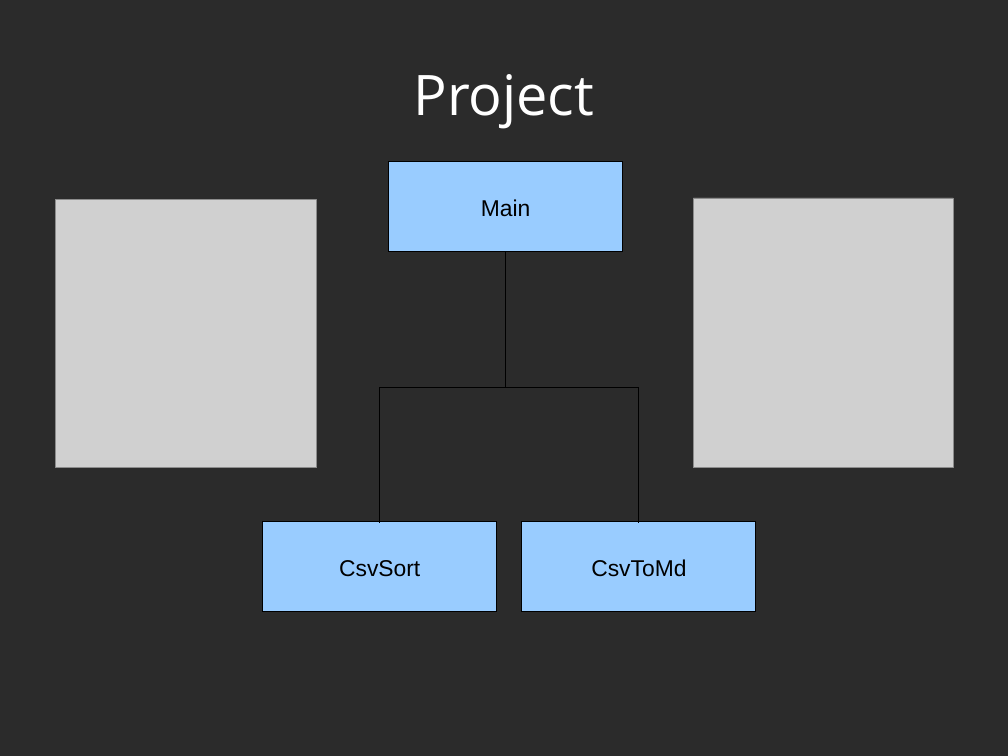
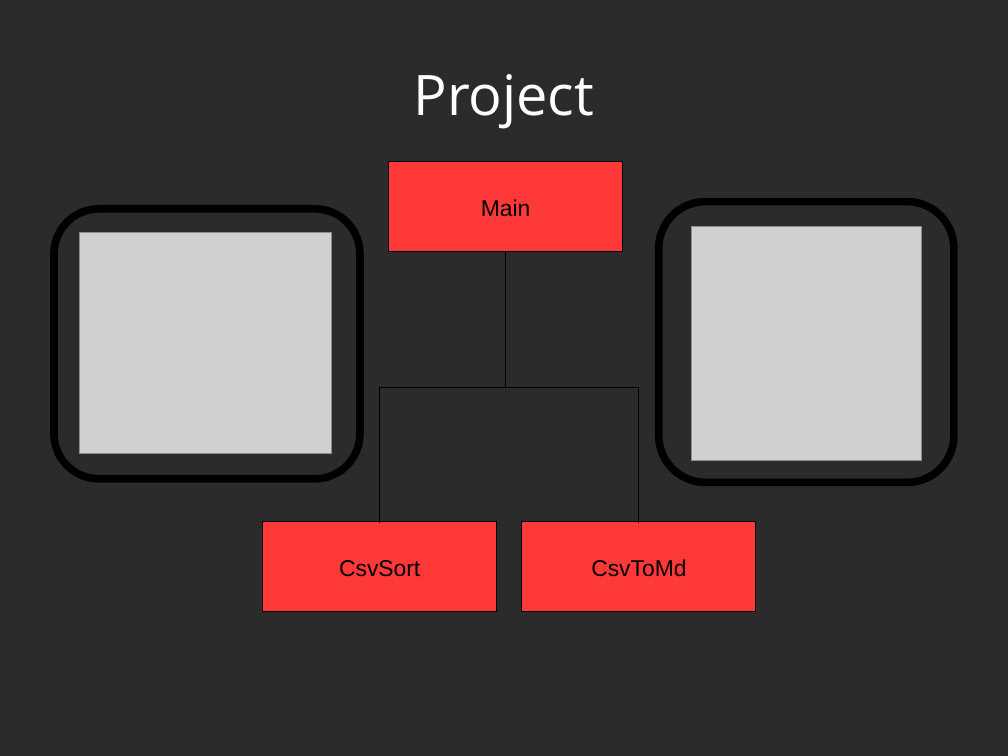
Before and after one commit to Schokiiiiiiii/DAI-Practical-work-1, a slide deck: slide 3 of Presentation.odp. Drawn at 1008x756 pixels with LibreOffice and Linux fonts; fonts in the diff are those of the drawing; grey boxes stand for pictures; background and template pictures are left out; a plain dark background stands for a picture behind light text. Boxes give left, top, right and bottom in pixels: in the first picture for what was removed or moved away, otherwise in the second. Text is boxed around its words. In the diff, an @@ line names an element or a change of style, - is before the commit and + after.

```diff
--- a/Presentation.odp
+++ b/Presentation.odp
@@ rounded rectangle added at [54,209,360,478], outline #000000 6.01 pt @@
@@ rounded rectangle added at [659,201,954,482], outline #000000 6.01 pt @@
@@ picture: place and size @@
-picture at [56,200,317,468]
+picture at [80,233,332,455]
@@ picture: place and size @@
-picture at [693,198,953,468]
+picture at [692,227,922,461]
@@ fill #99CCFF to #FF3838 in 3 elements at [389,162,623,252], [263,522,497,612], [522,522,756,612] @@
```
Also in this commit, not shown: 1 other slide changed.
